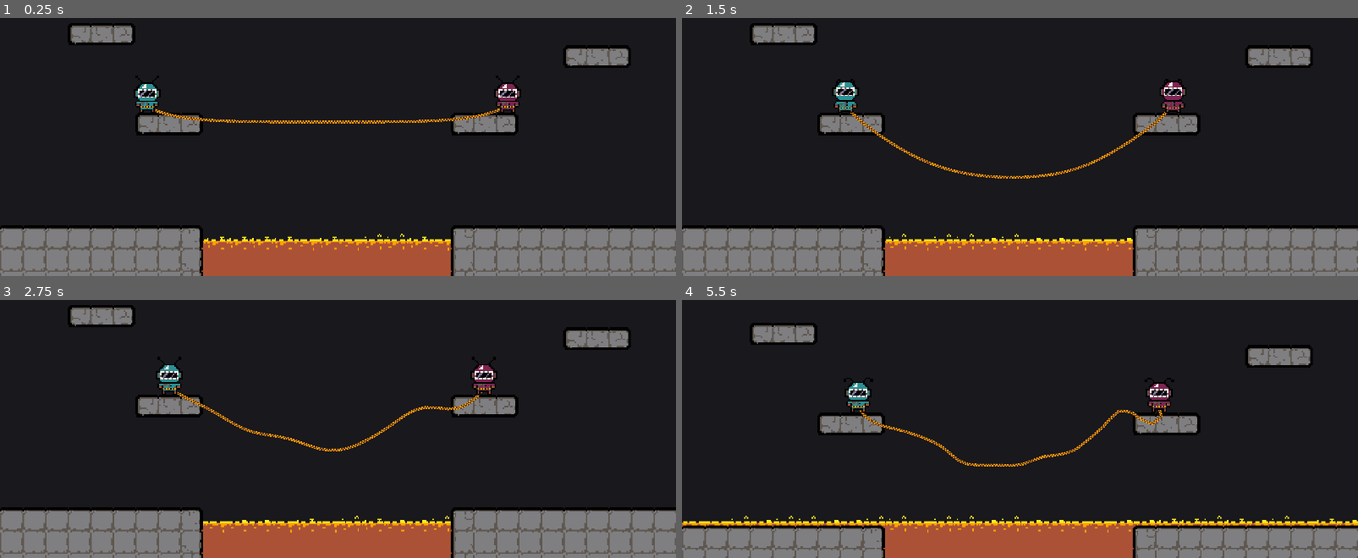
Above: before the commit, frames 1-4 (two rows, left to right).
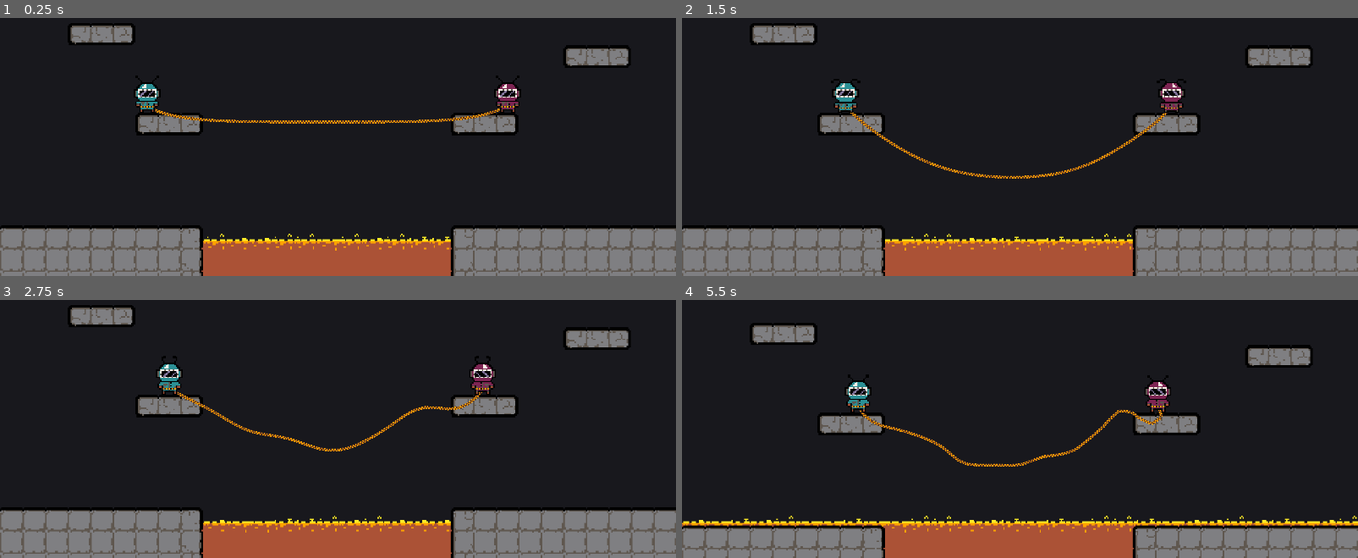
Above: after the commit, the same moments.

Repository: MiikaVirpio/PushingRope
Game: Godot game, scene res://Scenes/world.tscn
Same seed, same stepped clock (60 frames per second), same inputs: the game is played once before the commit and once after it.
Inputs:
- Up to frame 1 (0.25 s): no input
- Up to frame 2 (1.5 s): no input
- Up to frame 3 (2.75 s): no input
- Up to frame 4 (5.5 s): no input

The runs differ from the first frame. In frame 1, 0.3% of the frame differs, in the area x 30-67%, y 83-91%; in frame 2, 0.7%; in frame 3, 0.7%; in frame 4, 1.1%, in the area x 0-100%, y 28-91%.

Commit message:
Added walking animation

Diff:
--- a/Scenes/player1.tscn
+++ b/Scenes/player1.tscn
@@ -149,7 +149,7 @@
 [node name="Animation" type="AnimatedSprite2D" parent="."]
 position = Vector2(0, -11)
 sprite_frames = SubResource("SpriteFrames_5s486")
-animation = &"Idle"
+animation = &"Walk"
 autoplay = "Idle"
 
 [node name="HitBox" type="CollisionShape2D" parent="."]
--- a/Scenes/player2.tscn
+++ b/Scenes/player2.tscn
@@ -54,6 +54,22 @@
 atlas = ExtResource("2_x88p5")
 region = Rect2(352, 0, 32, 32)
 
+[sub_resource type="AtlasTexture" id="AtlasTexture_x88p5"]
+atlas = ExtResource("2_x88p5")
+region = Rect2(0, 32, 32, 32)
+
+[sub_resource type="AtlasTexture" id="AtlasTexture_sapwk"]
+atlas = ExtResource("2_x88p5")
+region = Rect2(32, 32, 32, 32)
+
+[sub_resource type="AtlasTexture" id="AtlasTexture_h825x"]
+atlas = ExtResource("2_x88p5")
+region = Rect2(64, 32, 32, 32)
+
+[sub_resource type="AtlasTexture" id="AtlasTexture_j8dxb"]
+atlas = ExtResource("2_x88p5")
+region = Rect2(96, 32, 32, 32)
+
 [sub_resource type="SpriteFrames" id="SpriteFrames_b30ec"]
 animations = [{
 "frames": [{
@@ -96,6 +112,23 @@
 "loop": true,
 "name": &"Idle",
 "speed": 5.0
+}, {
+"frames": [{
+"duration": 1.0,
+"texture": SubResource("AtlasTexture_x88p5")
+}, {
+"duration": 1.0,
+"texture": SubResource("AtlasTexture_sapwk")
+}, {
+"duration": 1.0,
+"texture": SubResource("AtlasTexture_h825x")
+}, {
+"duration": 1.0,
+"texture": SubResource("AtlasTexture_j8dxb")
+}],
+"loop": true,
+"name": &"Walk",
+"speed": 10.0
 }]
 
 [sub_resource type="CapsuleShape2D" id="CapsuleShape2D_rliju"]
@@ -117,7 +150,7 @@
 [node name="Animation" type="AnimatedSprite2D" parent="."]
 position = Vector2(0, -11)
 sprite_frames = SubResource("SpriteFrames_b30ec")
-animation = &"Idle"
+animation = &"Walk"
 autoplay = "Idle"
 
 [node name="HitBox" type="CollisionShape2D" parent="."]
--- a/Scripts/configs.gd
+++ b/Scripts/configs.gd
@@ -6,7 +6,7 @@
 const MOVE_FORCE := 10000.0
 const JUMP_FORCE := 5000.0
 const V_VELO_LIMIT := 2.0
-const H_VELO_LIMIT := 0.5
+const H_VELO_LIMIT := 20.5
 const PLAYER_MASS := 10.0
 const PLAYER_FRICTION := 0.1
 const PLAYER_DAMP := 4.0
--- a/Scripts/player.gd
+++ b/Scripts/player.gd
@@ -2,7 +2,7 @@
 class_name Player
 
 # Constant parameters
-enum STATES {IDLE,WALKING,JUMPING,HANGING}
+enum STATES {IDLE,WALKING,JUMPING,HANGING, ONAIR}
 # Export variables
 @export var player_id := "p1"
 # Onready variables
@@ -47,12 +47,21 @@
 
 	if player_state == STATES.WALKING and horizontal_velocity < Configs.H_VELO_LIMIT:
 		player_state = STATES.IDLE
+	if player_state == STATES.IDLE and horizontal_velocity > Configs.H_VELO_LIMIT:
+		player_state = STATES.WALKING
 
 
 func _process(delta: float) -> void:
-	if player_state == STATES.WALKING:
-		# DO ANIMATION
-		animated_sprite.play("Idle")
+	match player_state:
+		STATES.IDLE:
+			animated_sprite.play("Idle")
+
+		STATES.WALKING:
+			animated_sprite.play("Walk")
+			animated_sprite.flip_h = sign(linear_velocity.x) < 0
+
+
+
 
 func _on_body_entered(body: Node) -> void:
 	# You touch lava, you die
Not shown: 1 places in Scenes/lava.tscn that only renumber resources
Not shown: 1 places in Scenes/player2.tscn that only renumber resources
Not shown: 1 places in Scenes/rope_joint.tscn that only renumber resources
Not shown: 1 places in Scenes/world.tscn that only renumber resources
